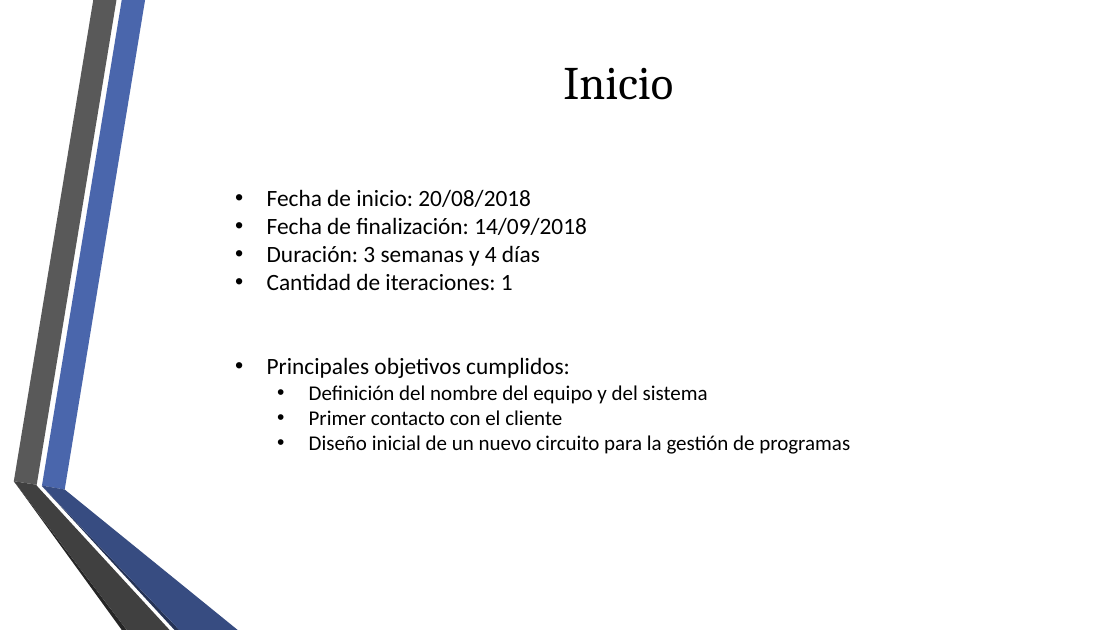
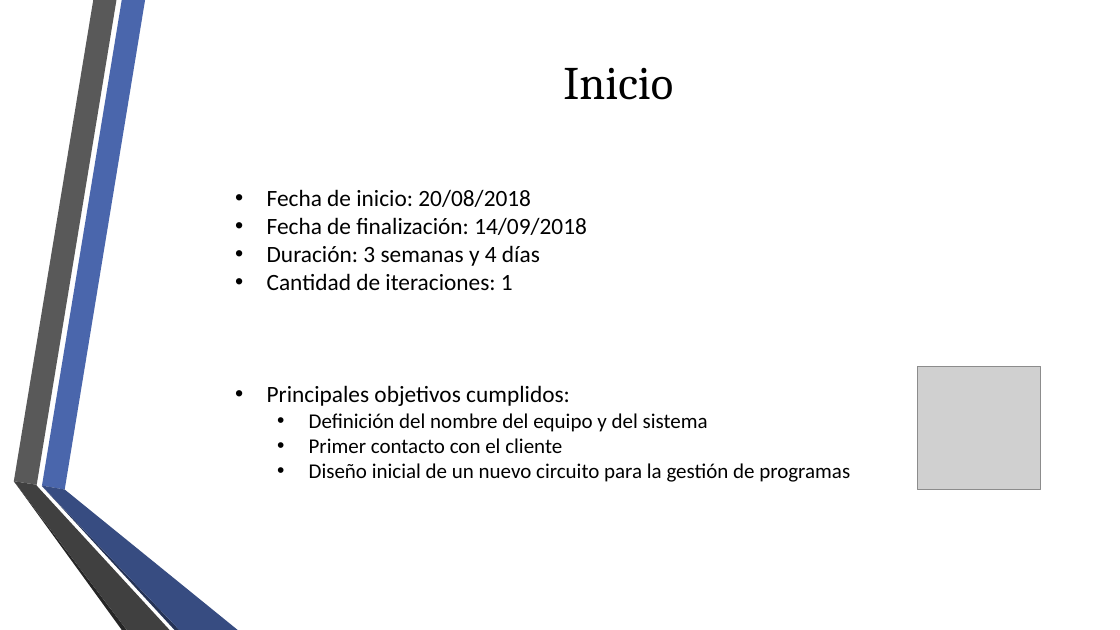
Before and after one commit to fge23/Sistema-VASPA, a slide deck: slide 12 of Presentaciones/Presentación VASPA - Diciembre 2020 - Examen Final/Presentación VASPA - Diciembre 2020 - Examen Final.pptx (slide 13 before the commit). Drawn at 1120x630 pixels with LibreOffice and Linux fonts; fonts in the diff are those of the drawing; grey boxes stand for pictures; background and template pictures are left out. Boxes give left, top, right and bottom in pixels: in the first picture for what was removed or moved away, otherwise in the second. Text is boxed around its words. In the diff, an @@ line names an element or a change of style, - is before the commit and + after.

```diff
--- a/Presentaciones/Presentación VASPA - Diciembre 2020 - Examen Final/Presentación VASPA - Diciembre 2020 - Examen Final.pptx
+++ b/Presentaciones/Presentación VASPA - Diciembre 2020 - Examen Final/Presentación VASPA - Diciembre 2020 - Examen Final.pptx
@@ text "Fecha de inicio: 20/08/2018" rewrapped from <box>267,189,850,454</box> to <box>267,189,850,482</box> @@
@@ picture added at <box>918,366,1041,490</box> @@
```
Also in this commit, not shown: 7 other slides changed, 1 slide removed.
